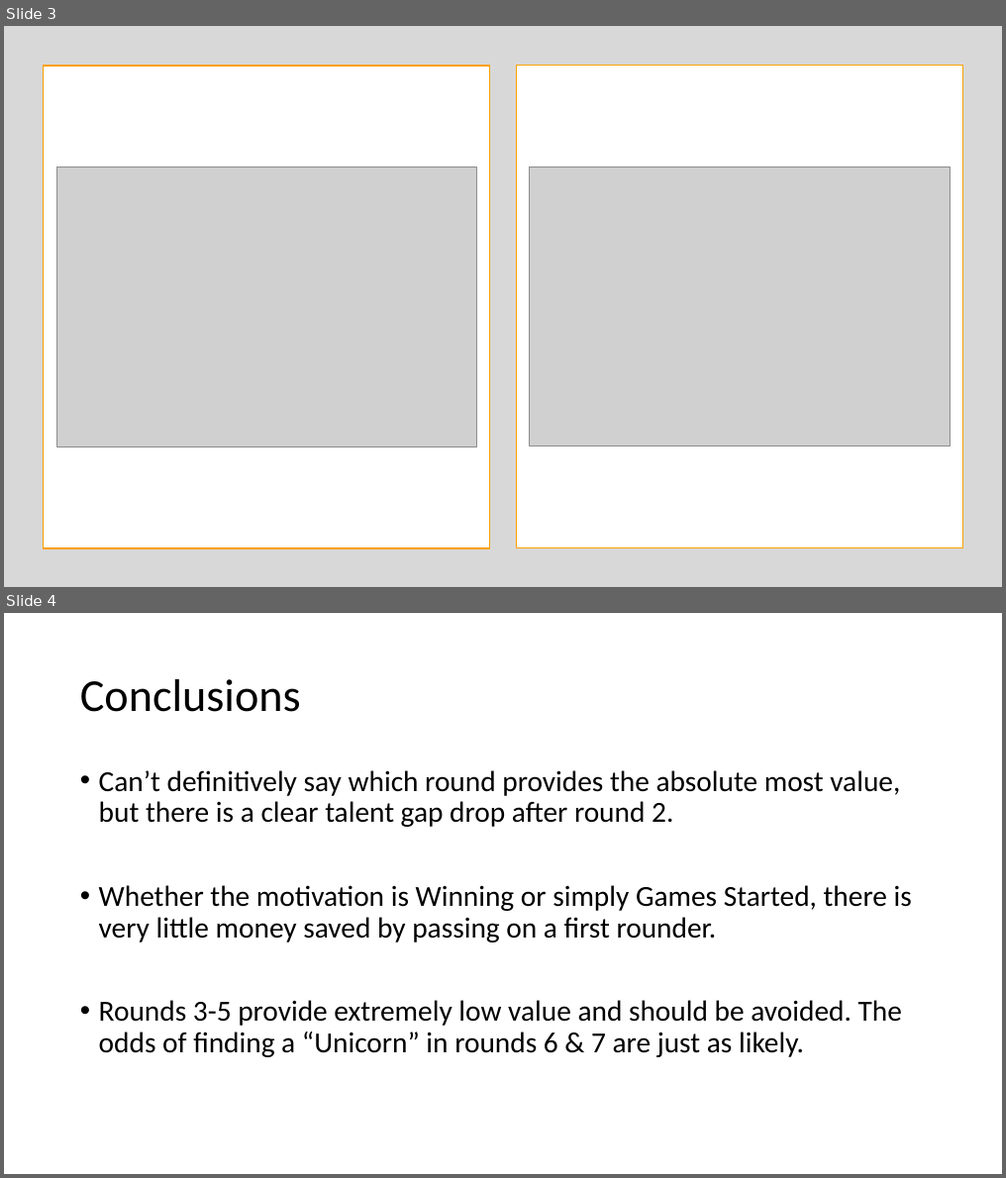
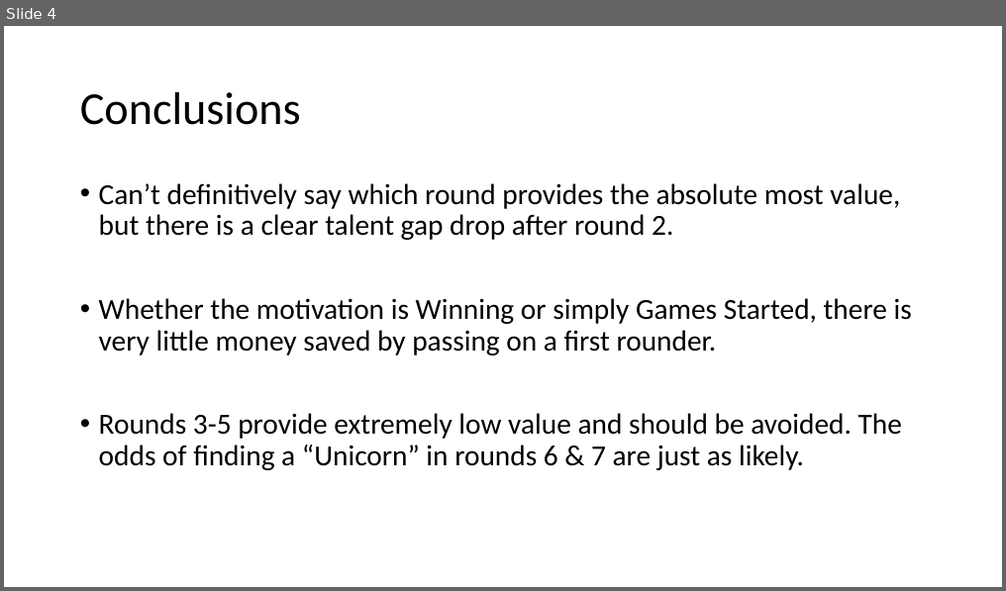
Before and after one commit to mikejackson35/mica_team, a slide deck: mj_presentation_slides.pptx. Shown one above the other, each under a label of ours: slides 3 and 4 before the commit, slide 4 after it. The pictures are 1006x1178 and 1006x591 pixels, drawn with LibreOffice and Linux fonts; fonts in the diff are those of the drawing; grey boxes stand for pictures. Boxes give left, top, right and bottom in pixels: in the first picture for what was removed or moved away, otherwise in the second. Text is boxed around its words. In the diff, an @@ line names an element or a change of style, - is before the commit and + after.

```diff
--- a/mj_presentation_slides.pptx
+++ b/mj_presentation_slides.pptx
@@ slide 3 removed at (4,26,1002,587), background #FFFFFF @@
@@ rectangle removed at (4,26,1002,587) @@
@@ rectangle removed at (43,66,490,549) @@
@@ rectangle removed at (516,66,963,549) @@
@@ picture removed at (56,168,476,448) @@
@@ picture removed at (530,167,949,447) @@
```
Also in this commit, not shown: 3 slides added, 2 other slides removed.
